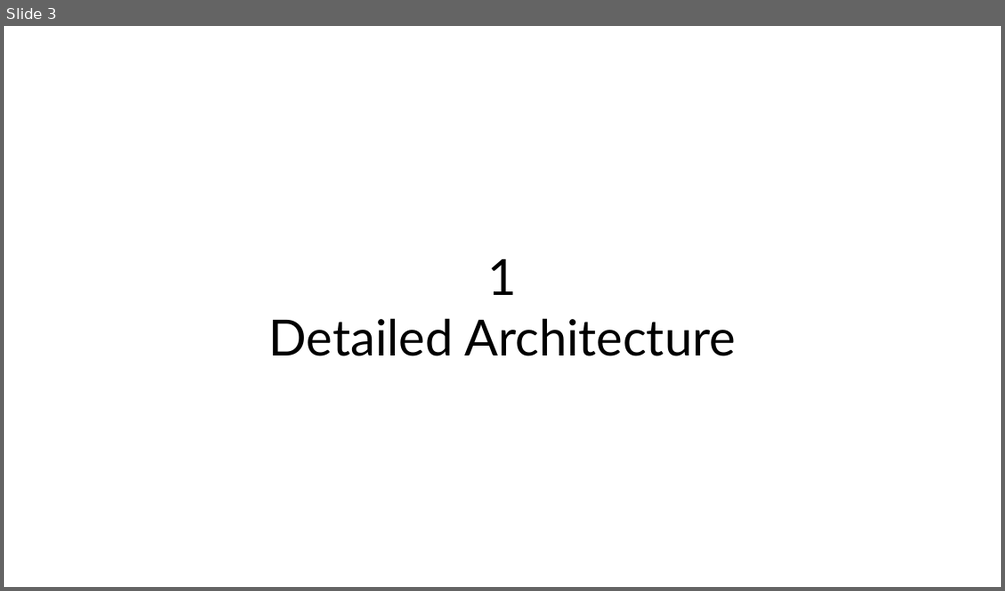
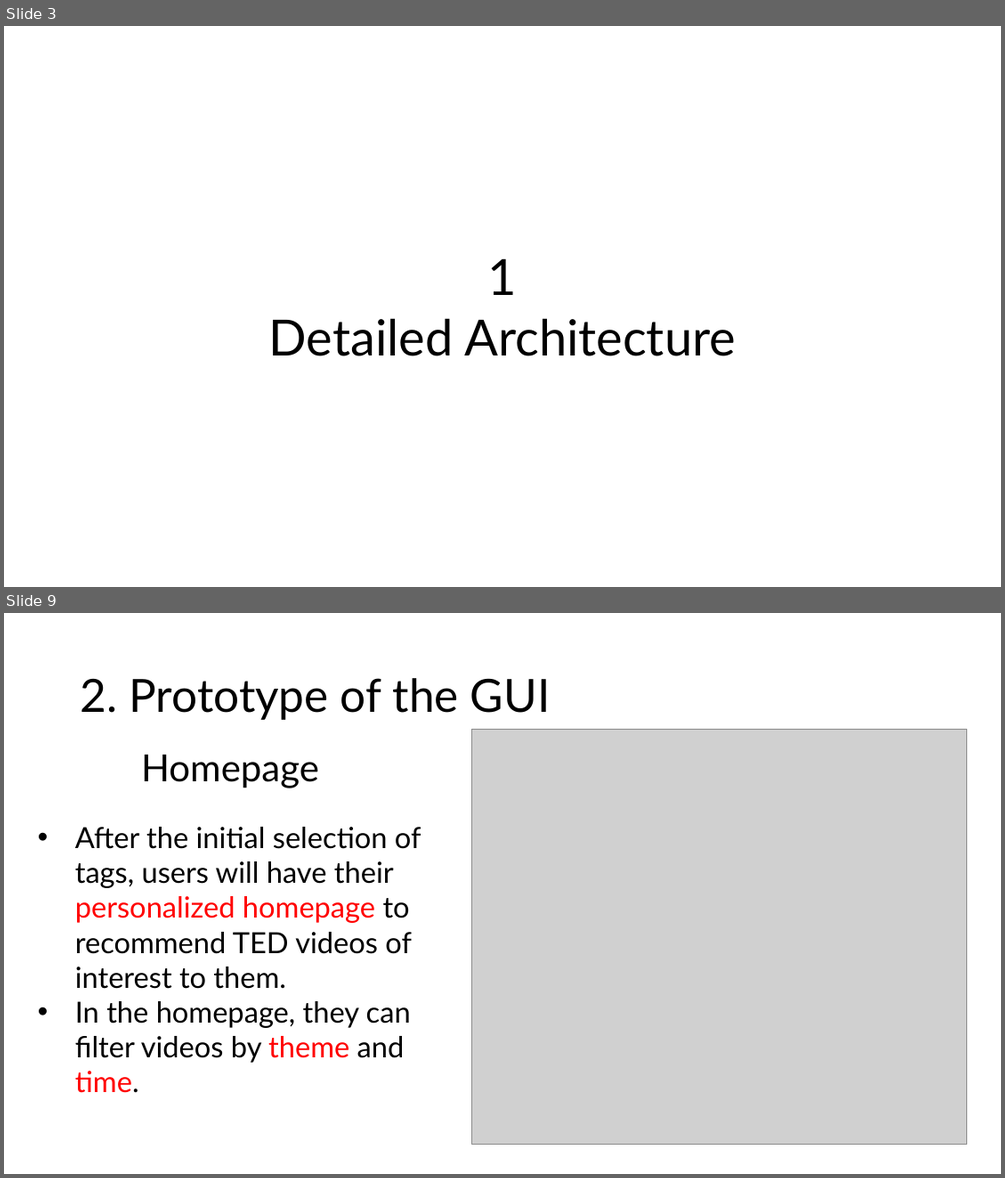
Before and after one commit to SilentStars/TEDTalksDataMining, a slide deck: Documents/Documents&Slides/ElaborationStep.pptx. Shown one above the other, each under a label of ours: slide 3 before the commit, slides 3 and 9 after it; the slides between them are not shown. The pictures are 1005x591 and 1005x1178 pixels, drawn with LibreOffice and Linux fonts; fonts in the diff are those of the drawing; grey boxes stand for pictures. Boxes give left, top, right and bottom in pixels: in the first picture for what was removed or moved away, otherwise in the second. Text is boxed around its words. In the diff, an @@ line names an element or a change of style, - is before the commit and + after.

```diff
--- a/Documents/Documents&Slides/ElaborationStep.pptx
+++ b/Documents/Documents&Slides/ElaborationStep.pptx
@@ slide 9 added at (4,613,1001,1174), background #FFFFFF @@
@@ title added at (80,678,550,720), 44 pt, text #000000 @@
+2. Prototype of the GUI
@@ picture added at (472,729,966,1144) @@
@@ text added at (75,755,421,1093), 28 pt, text #000000 @@
+Homepage
+• After the initial selection of tags, users will have their personalized homepage to recommend TED videos of interest to them.
+• In the homepage, they can filter videos by theme and time.
```
Also in this commit, not shown: 5 slides changed, 14 other slides added.
